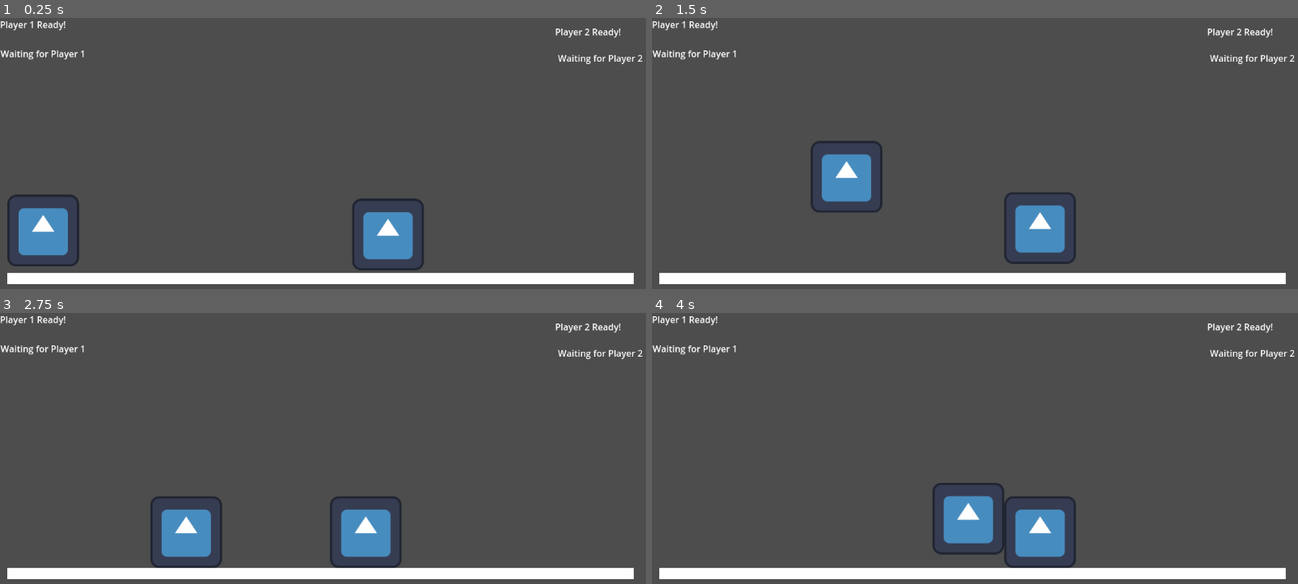
Above: before the commit, frames 1-4 (two rows, left to right).
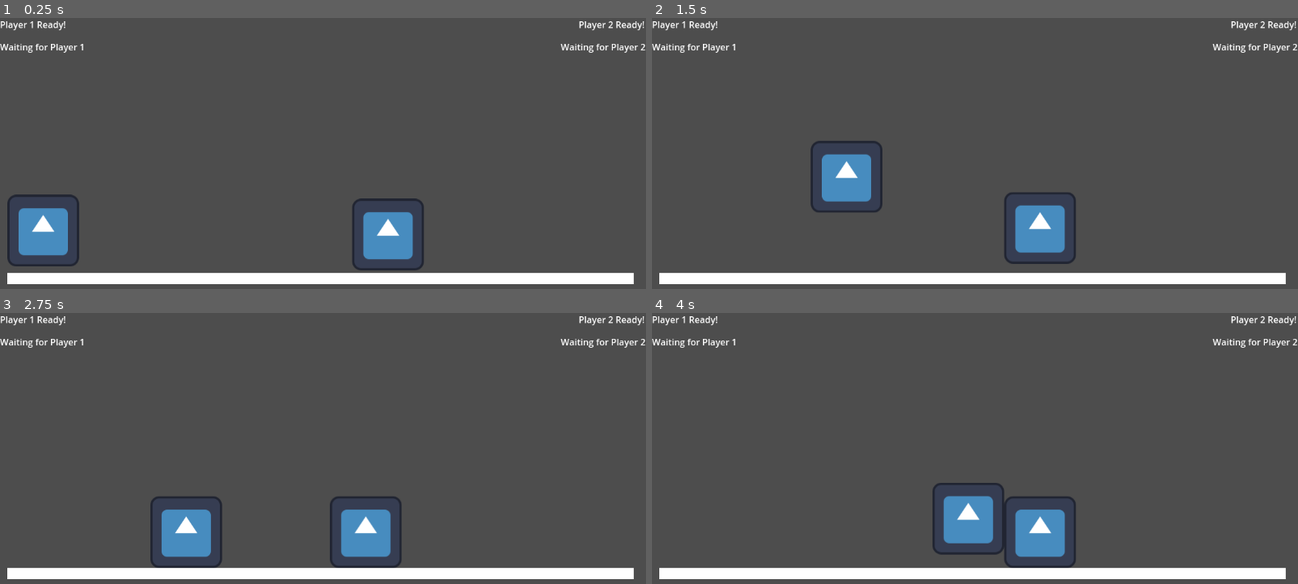
Above: after the commit, the same moments.

Repository: AlayandeWork/poor_smash_bros
Game: Godot game, scene res://Scenes/main.tscn
The game is run twice, just before and just after one commit, with the same random seed, the same clock (stepped at 60 frames per second) and the same inputs. The engine's default icon, where the game draws it, is replaced by a stand-in: a white triangle on a blue panel in a dark square.
Inputs:
- Up to frame 1 (0.25 s): no input
- Up to frame 2 (1.5 s): tap Enter (p2_jump) at 0.5 s; hold D (move_right) from 0.53 s (still down); tap F (attack) at 0.6 s; tap Space (jump) at 0.77 s; tap Shift (p2_attack) at 1.35 s
- Up to frame 3 (2.75 s): tap Space (jump) at 1.52 s; release D (move_right) at 2.03 s; hold A (move_left) from 2.03 s (still down); tap Left (p2_move_left) at 2.1 s
- Up to frame 4 (4 s): release A (move_left) at 2.78 s; hold D (move_right) from 2.78 s (still down); tap Right (p2_move_right) at 2.85 s; tap Space (jump) at 3.02, 3.77 s; tap T (player1_ready) at 3.6 s

The runs differ from the first frame. In frame 1, 1.0% of the frame differs, in the area x 0-100%, y 1-18%; in frame 2, 1.0%; in frame 3, 1.0%; in frame 4, 1.0%.

Commit message:
Add files via upload

Diff:
--- a/Scenes/main.tscn
+++ b/Scenes/main.tscn
@@ -6,35 +6,33 @@
 [sub_resource type="RectangleShape2D" id="RectangleShape2D_cloh5"]
 size = Vector2(1118, 20)
 
-[node name="Main" type="Node2D"]
+[node name="MainGame" type="Node2D"]
 script = ExtResource("1_66qkw")
 
 [node name="UI" type="CanvasLayer" parent="."]
 
-[node name="Label" type="Label" parent="UI"]
-offset_left = 1.0
-offset_top = 52.0
-offset_right = 153.0
-offset_bottom = 75.0
+[node name="WaitingPlayer1" type="Label" parent="UI"]
+offset_top = 40.0
+offset_right = 152.0
+offset_bottom = 63.0
 text = "Waiting for Player 1"
 
-[node name="Label2" type="Label" parent="UI"]
+[node name="Player1Ready" type="Label" parent="UI"]
 offset_right = 40.0
 offset_bottom = 23.0
 text = "Player 1 Ready!"
 
-[node name="Label3" type="Label" parent="UI"]
-offset_left = 995.0
-offset_top = 60.0
-offset_right = 1147.0
-offset_bottom = 83.0
+[node name="WaitingPlayer2" type="Label" parent="UI"]
+offset_left = 1000.0
+offset_top = 40.0
+offset_right = 1152.0
+offset_bottom = 63.0
 text = "Waiting for Player 2"
 
-[node name="Label4" type="Label" parent="UI"]
-offset_left = 990.0
-offset_top = 13.0
-offset_right = 1142.0
-offset_bottom = 36.0
+[node name="Player1Ready2" type="Label" parent="UI"]
+offset_left = 1032.0
+offset_right = 1152.0
+offset_bottom = 23.0
 text = "Player 2 Ready!"
 
 [node name="Player" parent="." instance=ExtResource("1_x1orp")]
@@ -47,11 +45,11 @@
 [node name="Floor" type="StaticBody2D" parent="."]
 position = Vector2(-22, 465)
 
-[node name="CollisionShape2D" type="CollisionShape2D" parent="Floor"]
+[node name="FloorCollision" type="CollisionShape2D" parent="Floor"]
 position = Vector2(593, 0)
 shape = SubResource("RectangleShape2D_cloh5")
 
-[node name="ColorRect" type="ColorRect" parent="Floor"]
+[node name="FloorColor" type="ColorRect" parent="Floor"]
 offset_left = 35.0
 offset_top = -10.0
 offset_right = 1152.0
